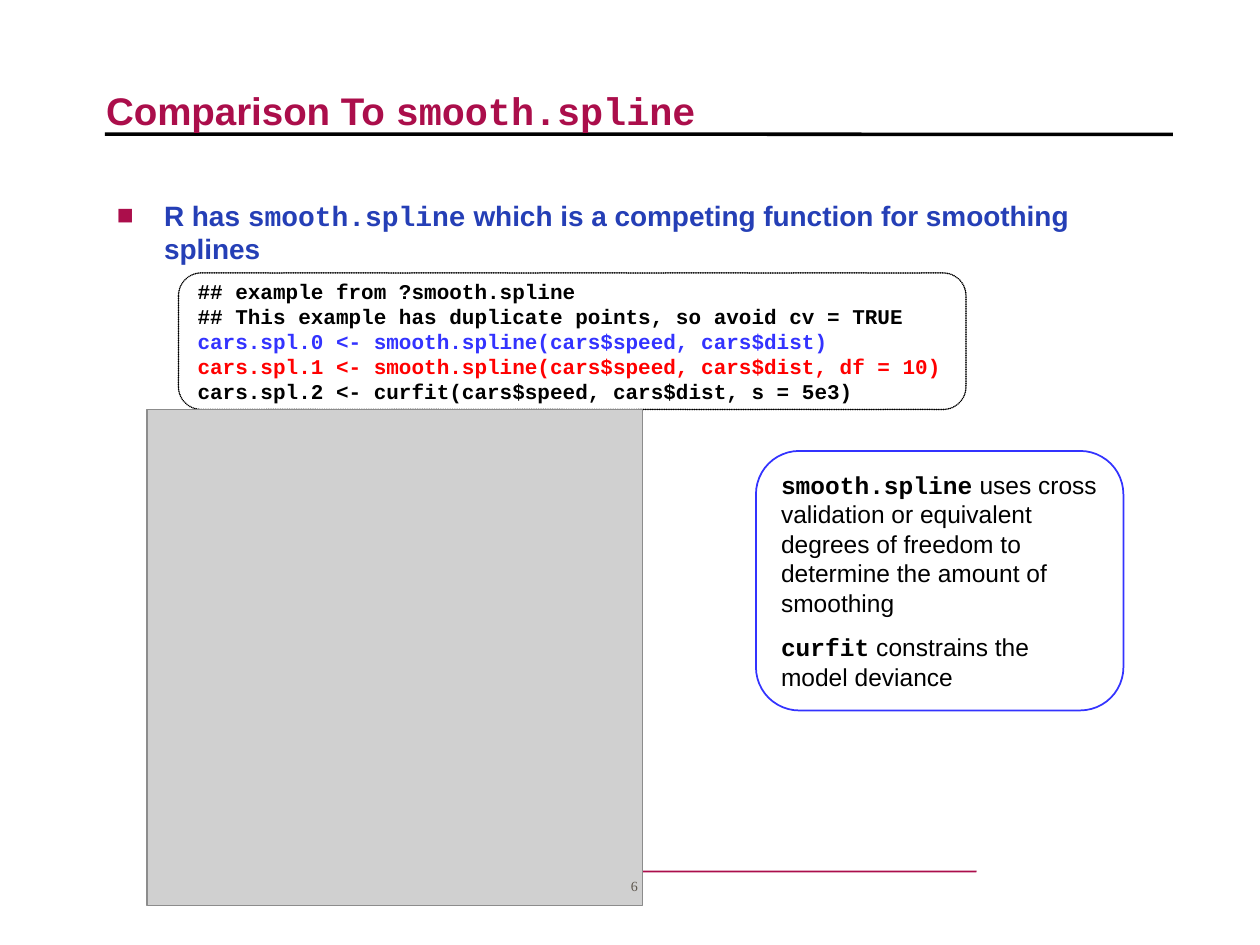
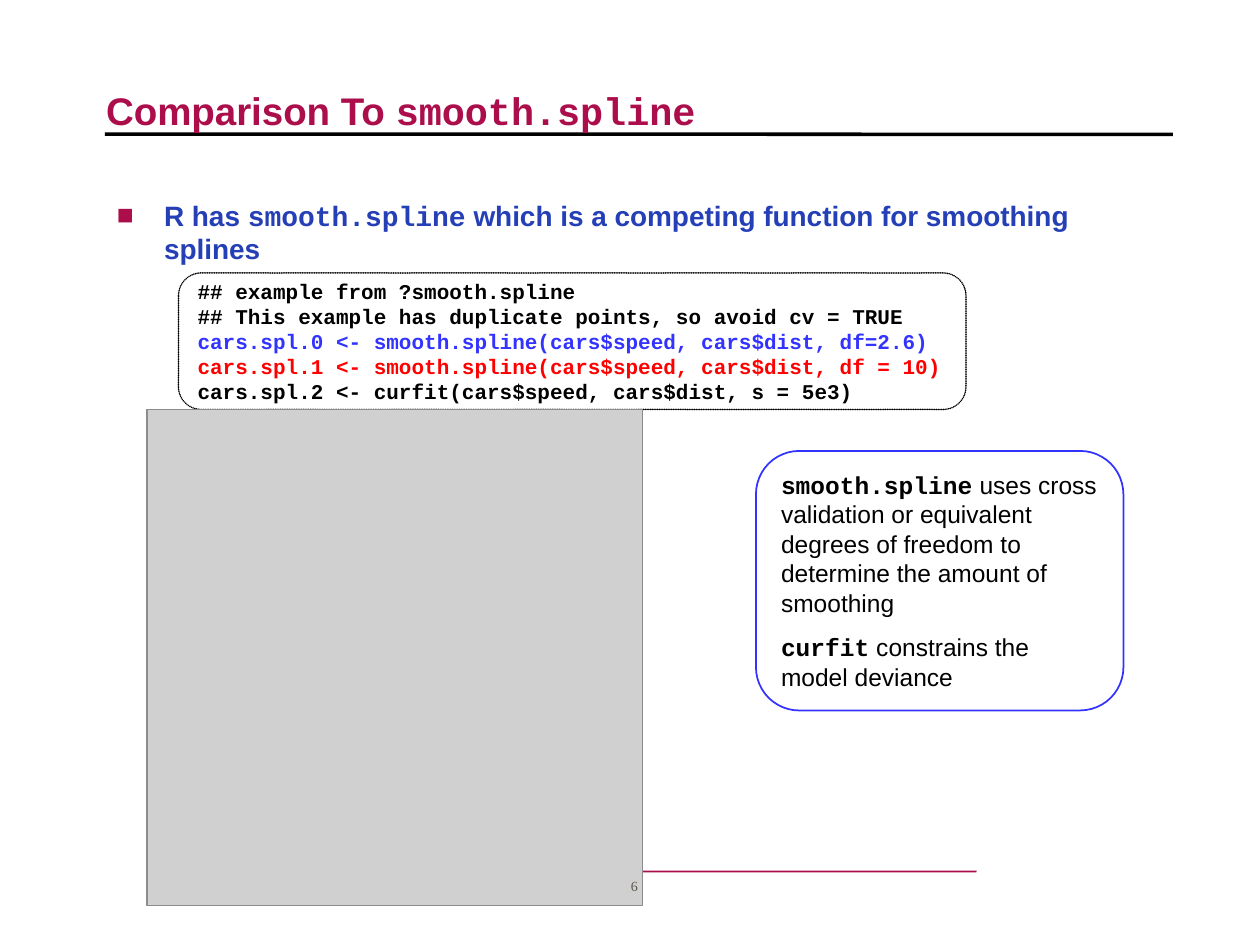
Before and after one commit to r-forge/dierckxspline, a slide deck: slide 6 of pkg/inst/jsm2007/DierckxSpline_JSM2007.ppt. Drawn at 1260x945 pixels with LibreOffice and Linux fonts; fonts in the diff are those of the drawing; grey boxes stand for pictures; background and template pictures are left out. Boxes give left, top, right and bottom in pixels: in the first picture for what was removed or moved away, otherwise in the second. Text is boxed around its words. In the diff, an @@ line names an element or a change of style, - is before the commit and + after.

```diff
--- a/pkg/inst/jsm2007/DierckxSpline_JSM2007.ppt
+++ b/pkg/inst/jsm2007/DierckxSpline_JSM2007.ppt
@@ text in rounded rectangle at [198,334,928,354]: text changed @@
-cars.spl.0 <- smooth.spline(cars$speed, cars$dist)
+cars.spl.0 <- smooth.spline(cars$speed, cars$dist, df=2.6)
```
Also in this commit, not shown: 1 other slide changed, 2 other files.
